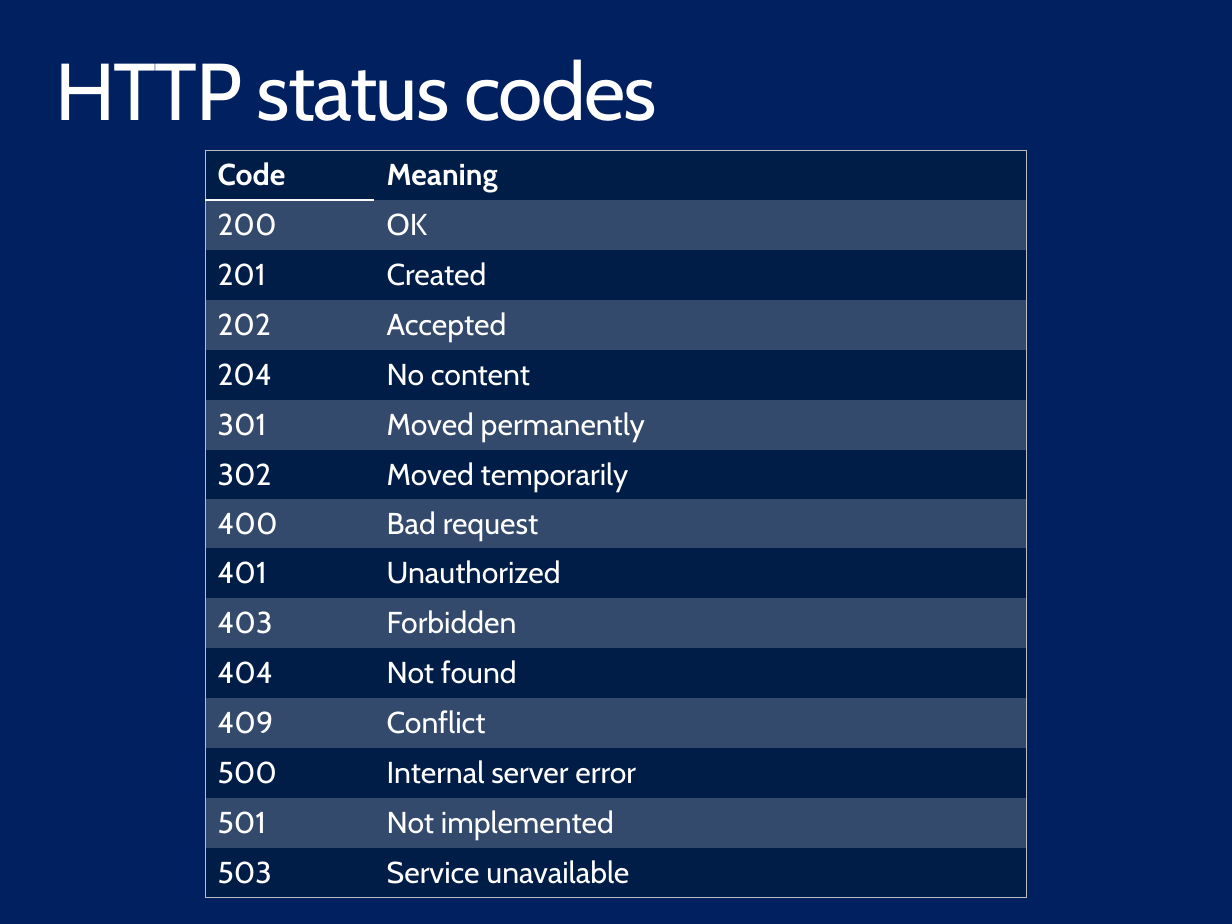
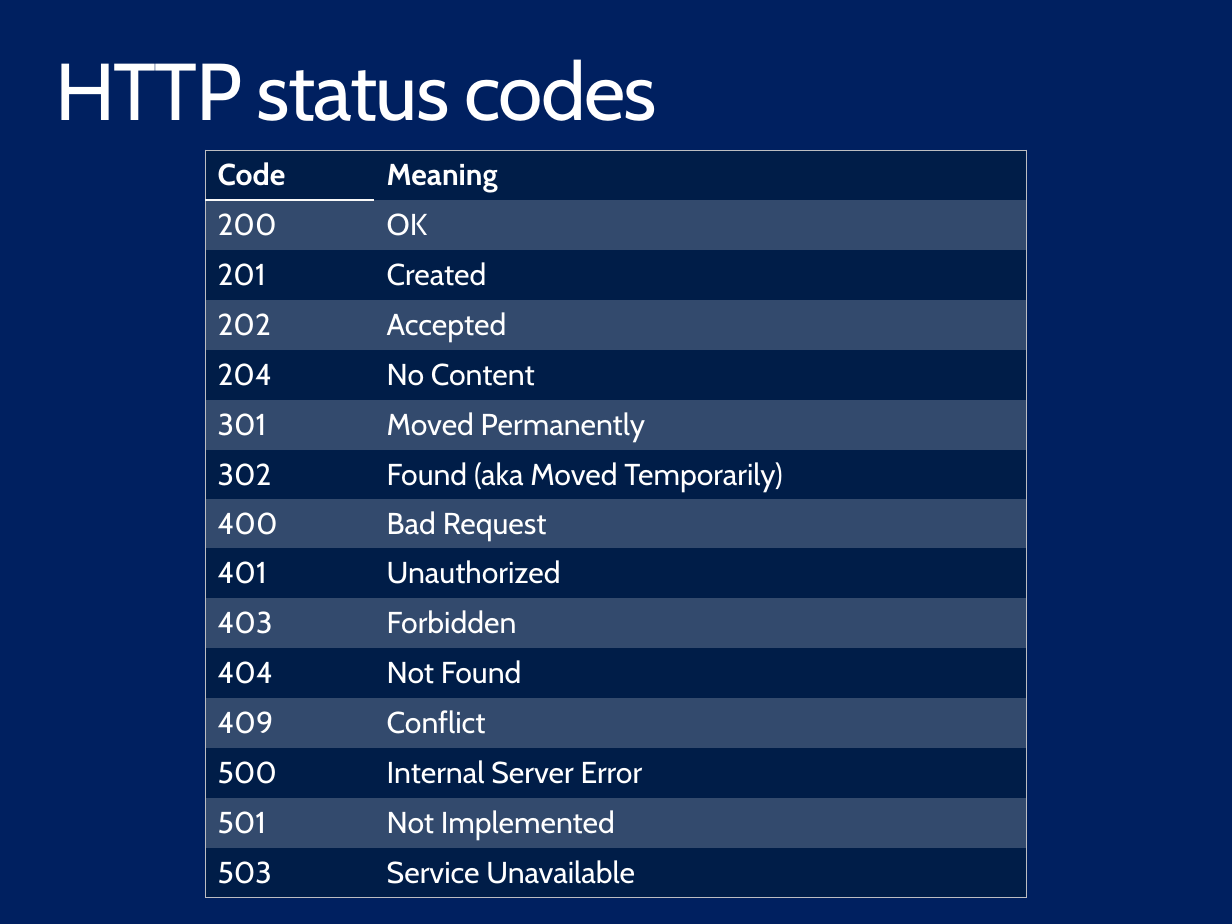
Before and after one commit to ondfisk/BDSA2018, a slide deck: slide 13 of Slides/Lecture07 - JSON and the REST, ASP.NET Core.pptx. Drawn at 1232x924 pixels with LibreOffice and Linux fonts; fonts in the diff are those of the drawing. Boxes give left, top, right and bottom in pixels: in the first picture for what was removed or moved away, otherwise in the second. Text is boxed around its words. In the diff, an @@ line names an element or a change of style, - is before the commit and + after.

```diff
--- a/Slides/Lecture07 - JSON and the REST, ASP.NET Core.pptx
+++ b/Slides/Lecture07 - JSON and the REST, ASP.NET Core.pptx
@@ table at <box>205,150,1027,896</box> @@
-row 5, column 2: No content
+row 5, column 2: No Content
-row 6, column 2: Moved permanently
+row 6, column 2: Moved Permanently
-row 7, column 2: Moved temporarily
+row 7, column 2: Found (aka Moved Temporarily)
-row 8, column 2: Bad request
+row 8, column 2: Bad Request
-row 11, column 2: Not found
+row 11, column 2: Not Found
-row 13, column 2: Internal server error
+row 13, column 2: Internal Server Error
-row 14, column 2: Not implemented
+row 14, column 2: Not Implemented
-row 15, column 2: Service unavailable
+row 15, column 2: Service Unavailable
```
Also in this commit, not shown: 11 other files.
